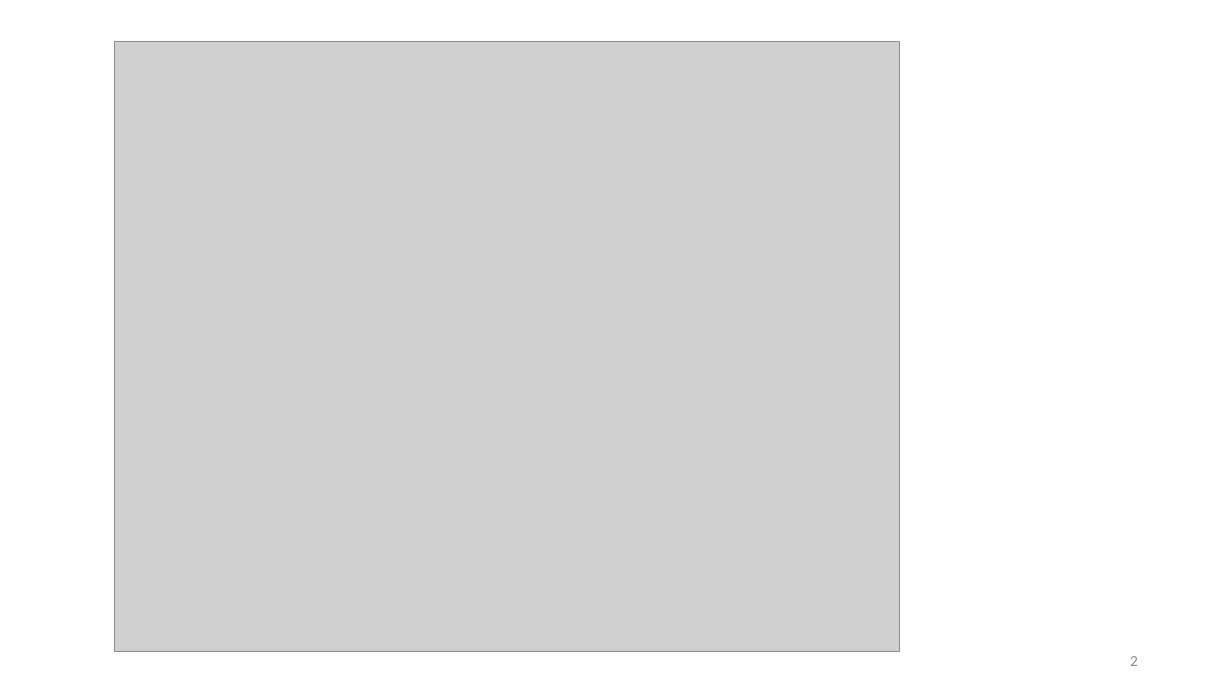
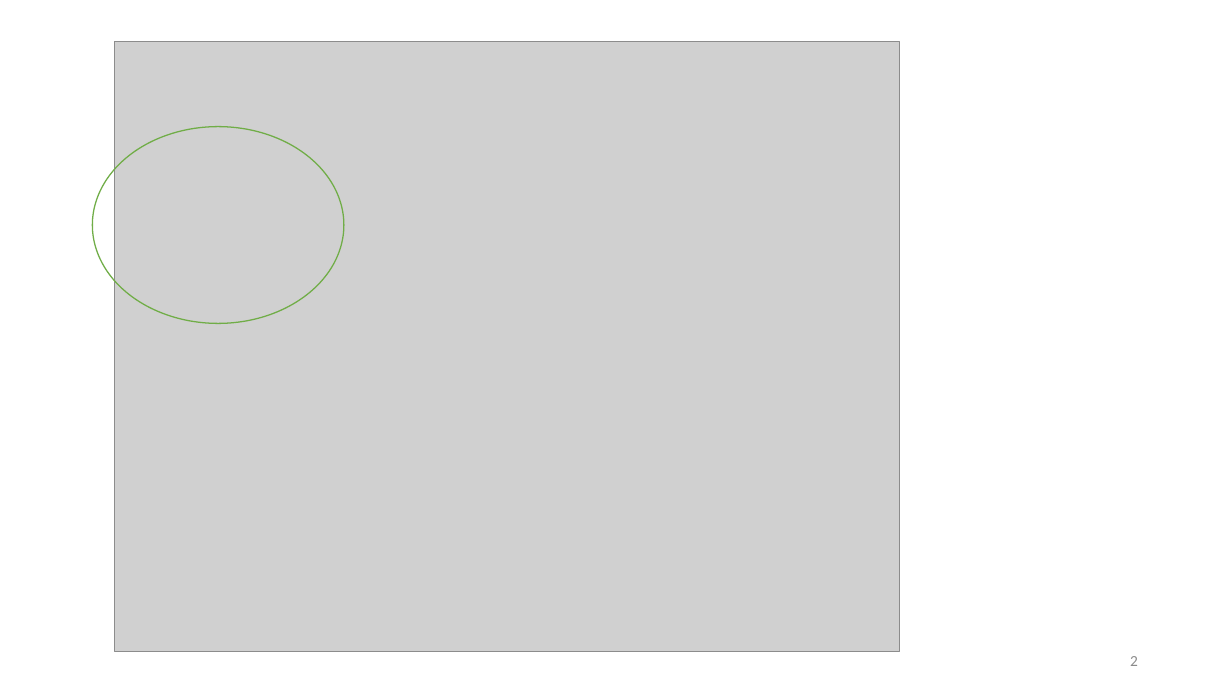
Before and after one commit to ayumu-tanaka/mof2026, a slide deck: slide 2 of slides/08.pptx. Drawn at 1232x693 pixels with LibreOffice and Linux fonts; fonts in the diff are those of the drawing; grey boxes stand for pictures. Boxes give left, top, right and bottom in pixels: in the first picture for what was removed or moved away, otherwise in the second. Text is boxed around its words. In the diff, an @@ line names an element or a change of style, - is before the commit and + after.

```diff
--- a/slides/08.pptx
+++ b/slides/08.pptx
@@ ellipse added at bbox=[92, 127, 344, 323], outline #70AD47 1 pt @@
```
Also in this commit, not shown: 12 other slides changed.
